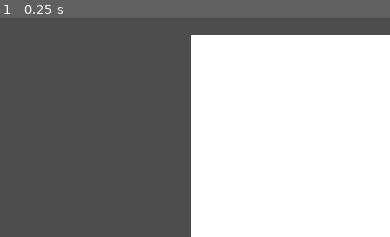
Above: before the commit, frame 1.
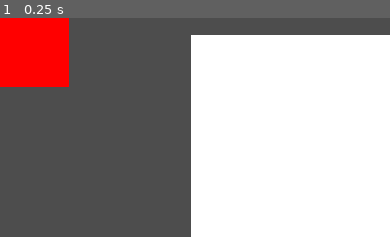
Above: after the commit, the same moment.

Repository: sticks-stuff/ggj
Game: Godot game, scene res://game_scene.tscn
Two runs of this game, one before a commit and one after it. Both use one fixed random seed, a clock stepped at 60 frames per second and the inputs below. The engine's default icon, where the game draws it, is replaced by a stand-in: a white triangle on a blue panel in a dark square.
Inputs:
- Up to frame 1 (0.25 s): no input
The pictures show only the part of the screen within x 0-50%, y 0-50%; the shares and areas given below are measured in that part.

The runs differ from the first frame. In frame 1, 5.6% of the frame differs, in the area x 0-18%, y 0-32%.

Commit message:
added draw rect

Diff:
--- a/player_draw_pane.gd
+++ b/player_draw_pane.gd
@@ -15,3 +15,9 @@
 			print("draw line between:", last_position, event.position)
 		last_position = event.position;
 		last_button_mask = event.button_mask;
+
+func _draw():
+	draw_rect(Rect2(0, 0, 100, 100), Color.RED)
+
+func _process(delta):
+	queue_redraw()
